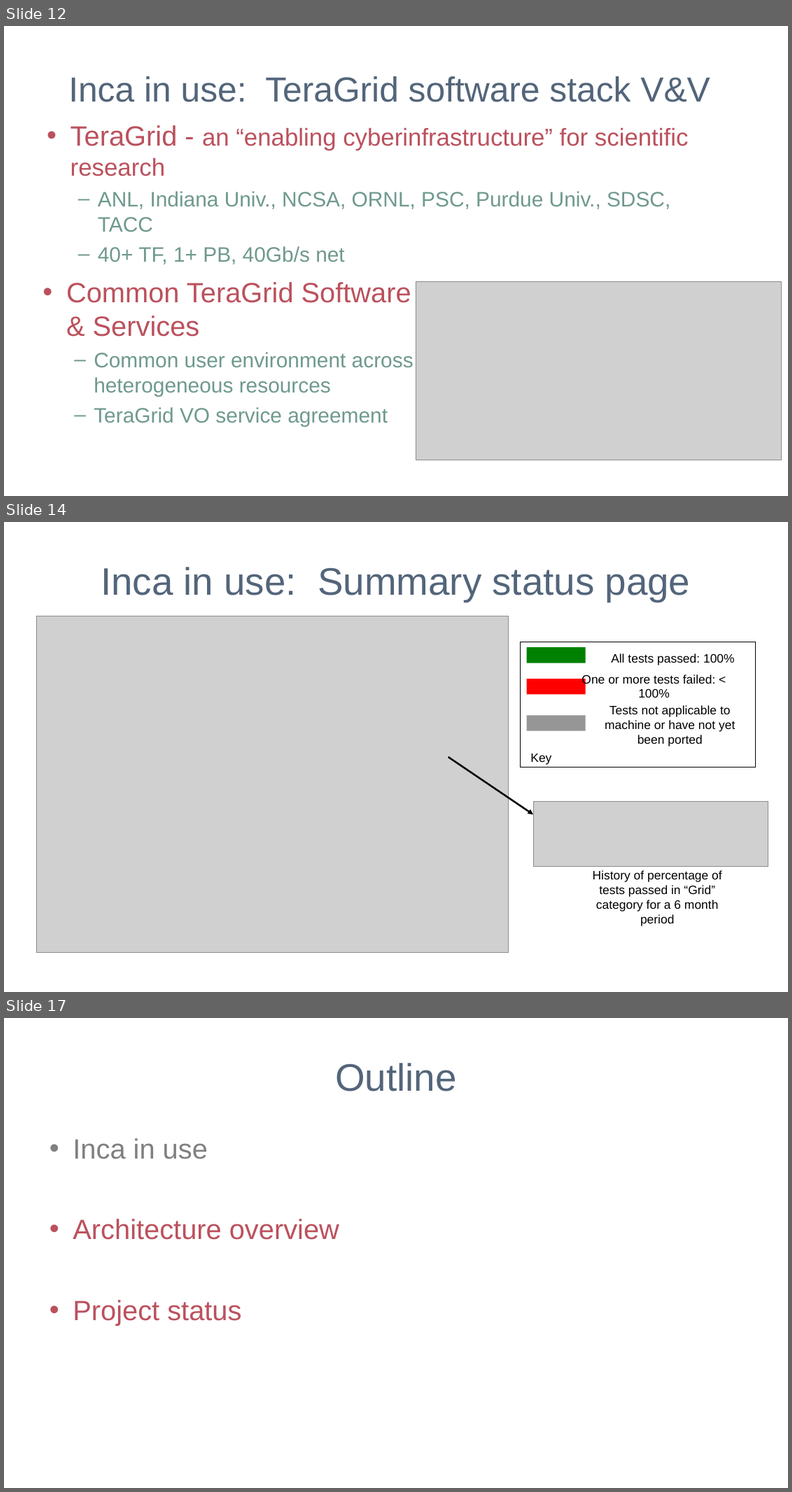
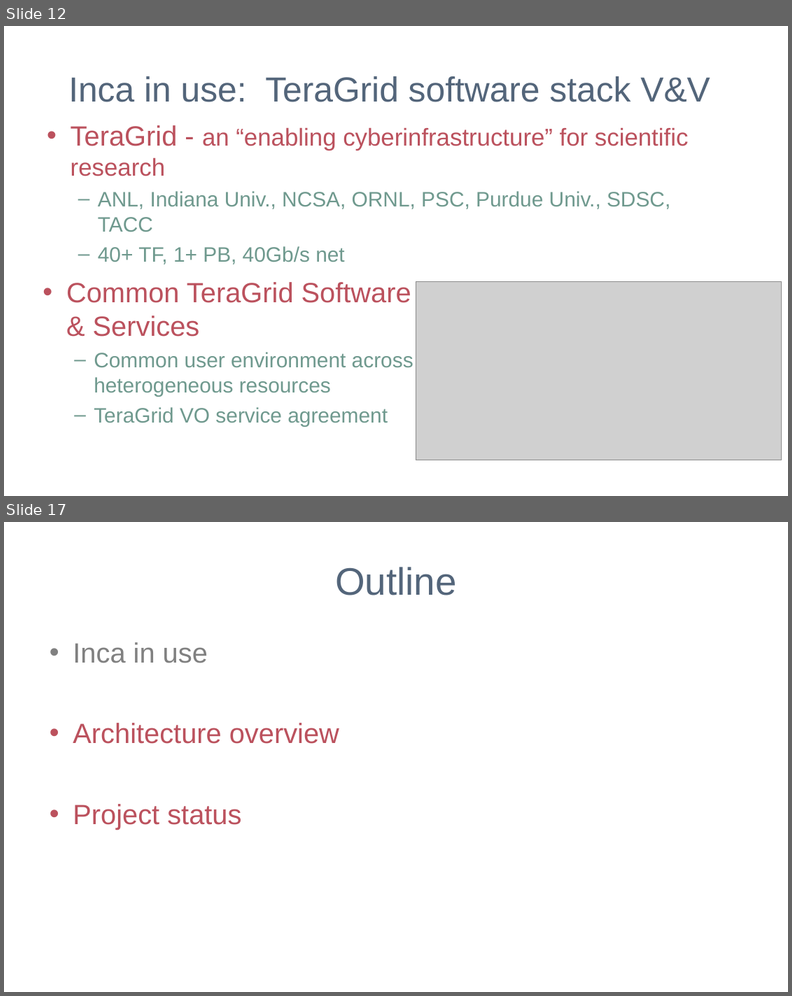
Before and after one commit to IncaProject/inca-xsede, a slide deck: talks/sc06/sc_06.ppt. Shown one above the other, each under a label of ours: slides 12, 14 and 17 before the commit, slides 12 and 17 after it; the slides between them are not shown. The pictures are 792x1492 and 792x996 pixels, drawn with LibreOffice and Linux fonts; fonts in the diff are those of the drawing; grey boxes stand for pictures; background and template pictures are left out. Boxes give left, top, right and bottom in pixels: in the first picture for what was removed or moved away, otherwise in the second. Text is boxed around its words. In the diff, an @@ line names an element or a change of style, - is before the commit and + after.

Commit message:
Update TeraGrid slides and add a bit more information.

```diff
--- a/talks/sc06/sc_06.ppt
+++ b/talks/sc06/sc_06.ppt
@@ slide 14 removed at <box>4,522,788,992</box>, background #FFFFFF @@
@@ title removed at <box>101,567,691,602</box> @@
-Inca in use: Summary status page
@@ picture removed at <box>37,616,508,953</box> @@
@@ rectangle removed at <box>520,642,755,768</box> @@
@@ rectangle removed at <box>526,647,586,663</box> @@
@@ text removed at <box>611,654,735,665</box> @@
-All tests passed: 100%
@@ rectangle removed at <box>526,679,586,694</box> @@
@@ text removed at <box>582,675,716,698</box> @@
-One or more tests failed: < 100%
@@ text removed at <box>605,705,735,747</box> @@
-Tests not applicable to machine or have not yet been ported
@@ rectangle removed at <box>526,715,586,731</box> @@
@@ arrow removed from (448, 757) to (533, 815) @@
@@ text removed at <box>530,754,551,764</box> @@
-Key
@@ picture removed at <box>533,802,768,867</box> @@
@@ text removed at <box>593,871,722,927</box> @@
-History of percentage of tests passed in “Grid” category for a 6 month period
```
Also in this commit, not shown: 6 slides changed, 7 slides added, 1 other slide removed.
